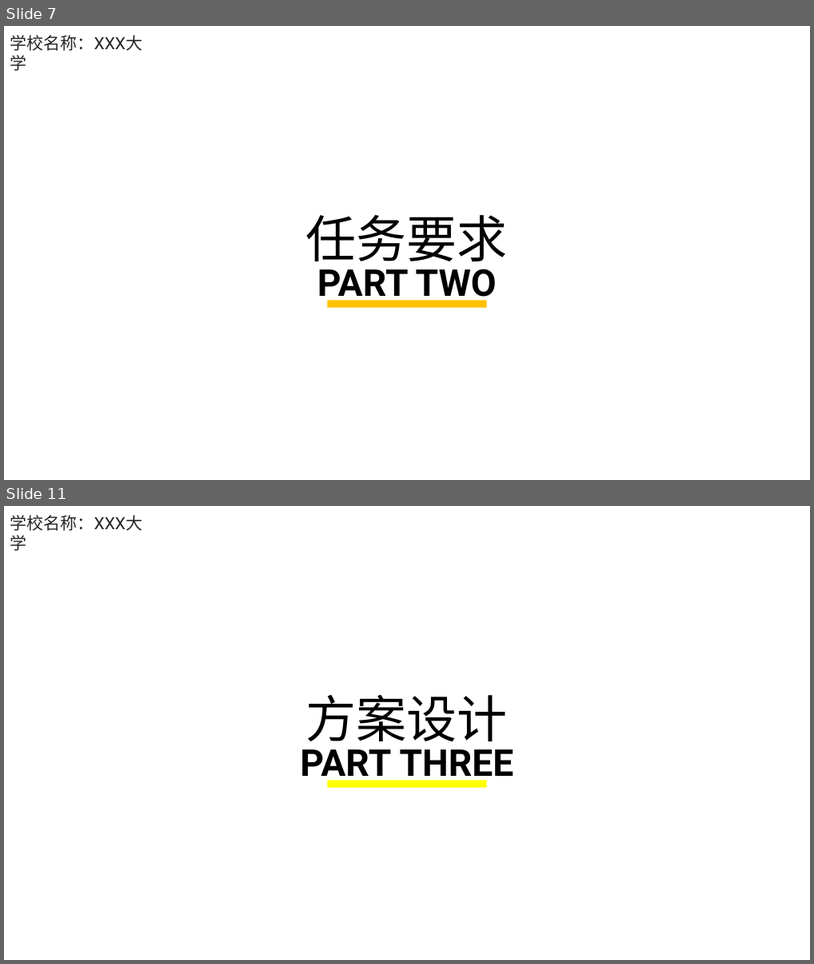
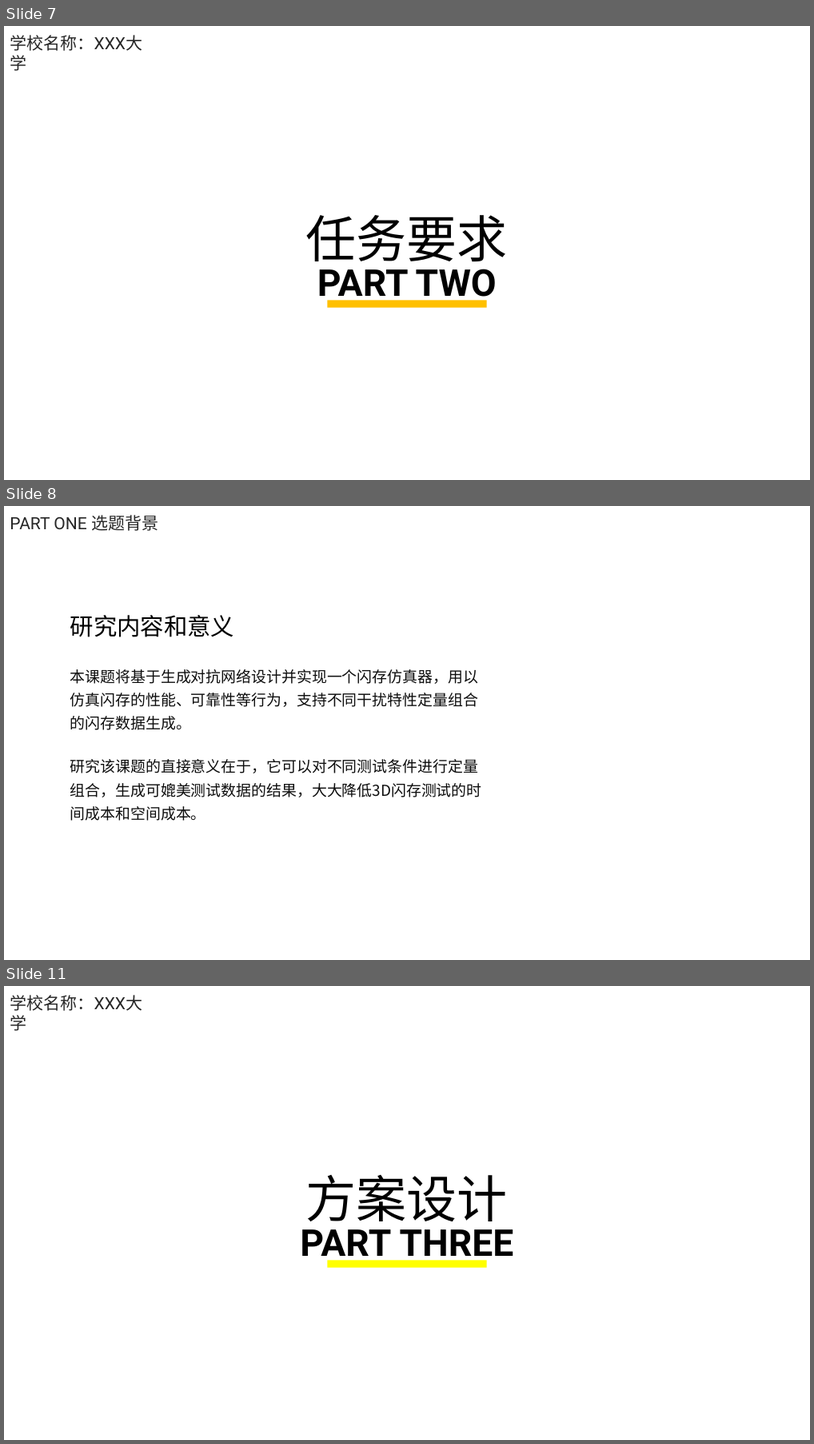
Before and after one commit to MSMsssss/NandFlash_GAN, a slide deck: doc/答辩PPT.pptx. Shown one above the other, each under a label of ours: slides 7 and 11 before the commit, slides 7, 8 and 11 after it; the slides between them are not shown. The pictures are 814x964 and 814x1444 pixels, drawn with LibreOffice and Linux fonts; fonts in the diff are those of the drawing; background and template pictures are left out. Boxes give left, top, right and bottom in pixels: in the first picture for what was removed or moved away, otherwise in the second. Text is boxed around its words. In the diff, an @@ line names an element or a change of style, - is before the commit and + after.

```diff
--- a/doc/答辩PPT.pptx
+++ b/doc/答辩PPT.pptx
@@ slide 8 added at box(4, 506, 810, 960), background #FFFFFF @@
@@ text added at box(10, 515, 158, 531), 20 pt, text #262626 @@
+PART ONE 选题背景
@@ text added at box(70, 615, 235, 637), 28 pt, text #000000 @@
+研究内容和意义
@@ text added at box(70, 669, 478, 730), 18 pt, text #0D0D0D @@
+本课题将基于生成对抗网络设计并实现一个闪存仿真器，用以仿真闪存的性能、可靠性等行为，支持不同干扰特性定量组合的闪存数据生成。
@@ text added at box(70, 759, 482, 820), 18 pt, text #0D0D0D @@
+研究该课题的直接意义在于，它可以对不同测试条件进行定量组合，生成可媲美测试数据的结果，大大降低3D闪存测试的时间成本和空间成本。
```
Also in this commit, not shown: 2 slides changed, 2 other slides added, 3 slides removed, 2 other files.
